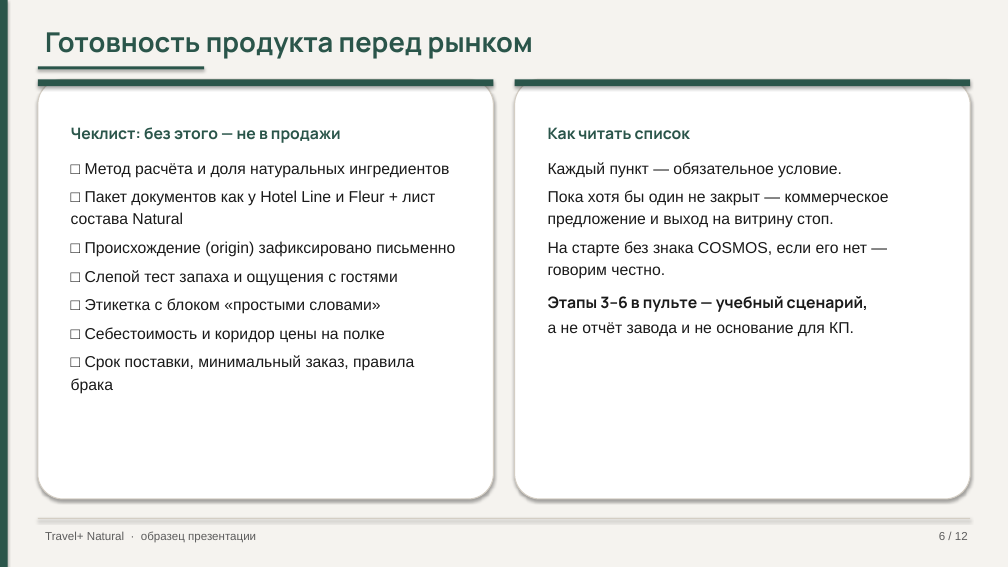
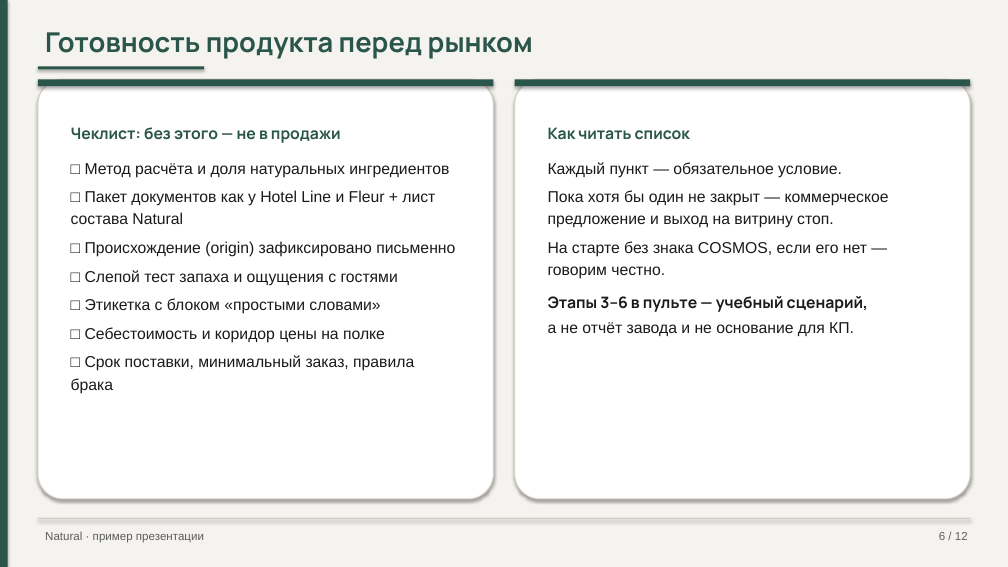
Before and after one commit to pagasbot-coder/Banya-Digital, a slide deck: slide 6 of knowledge-base/presentation-travelplus-interview.pptx. Drawn at 1008x567 pixels with LibreOffice and Linux fonts; fonts in the diff are those of the drawing. Boxes give left, top, right and bottom in pixels: in the first picture for what was removed or moved away, otherwise in the second. Text is boxed around its words. In the diff, an @@ line names an element or a change of style, - is before the commit and + after.

```diff
--- a/knowledge-base/presentation-travelplus-interview.pptx
+++ b/knowledge-base/presentation-travelplus-interview.pptx
@@ text at (45, 532, 204, 543): text changed @@
-Travel+ Natural · образец презентации
+Natural · пример презентации
```
Also in this commit, not shown: 10 other slides changed, 3 other files.
